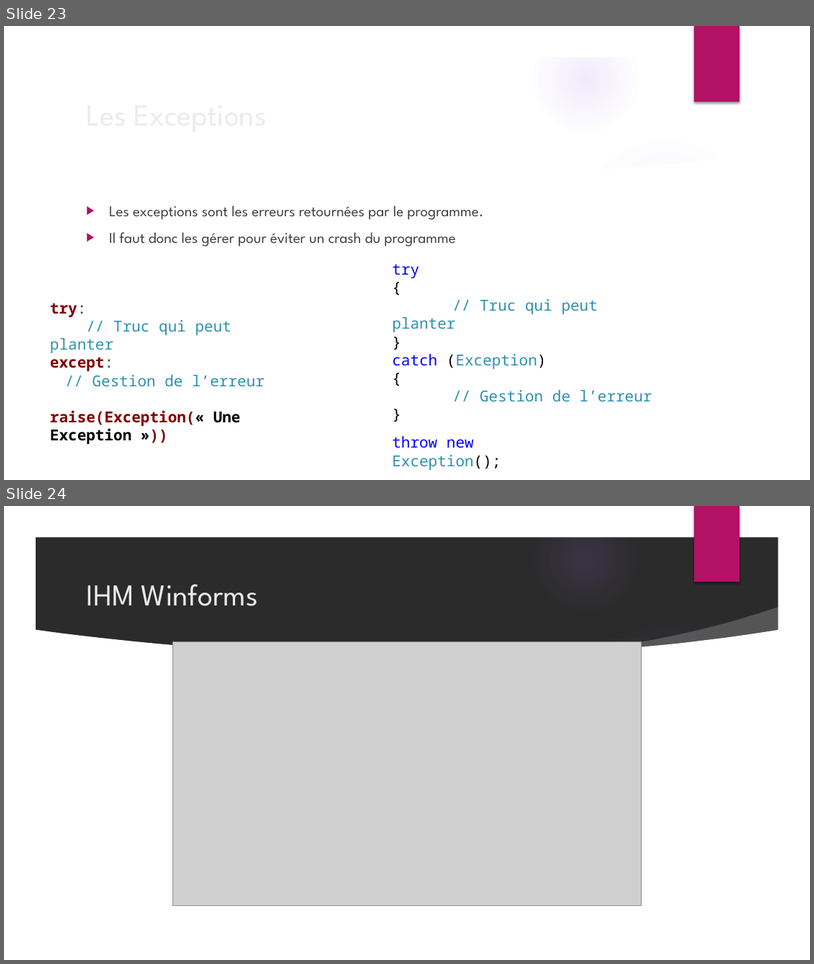
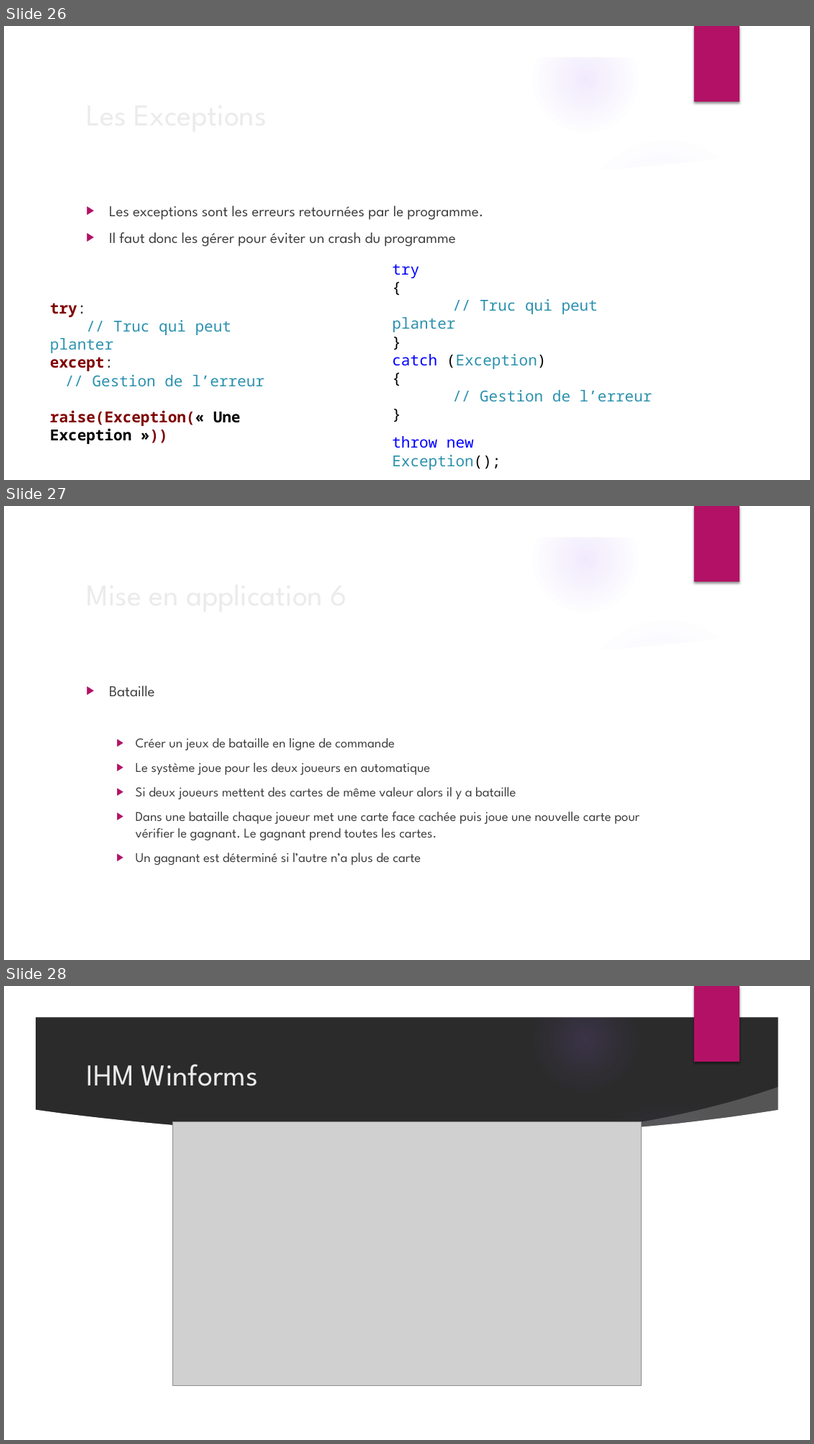
Before and after one commit to bjaout/CoursPOO, a slide deck: Cours de POO.pptx. Shown one above the other, each under a label of ours: slides 23 and 24 before the commit, slides 26, 27 and 28 after it. The pictures are 814x964 and 814x1444 pixels, drawn with LibreOffice and Linux fonts; fonts in the diff are those of the drawing; grey boxes stand for pictures; background and template pictures are left out; a plain dark background stands for a picture behind light text. Boxes give left, top, right and bottom in pixels: in the first picture for what was removed or moved away, otherwise in the second. Text is boxed around its words. In the diff, an @@ line names an element or a change of style, - is before the commit and + after.

```diff
--- a/Cours de POO.pptx
+++ b/Cours de POO.pptx
@@ slide 27 added at (4, 506, 810, 960), background picture (left out); not listed: 9 template elements that a slide beside it also shows @@
@@ title added at (80, 570, 660, 617), 36 pt, text #EBEBEB @@
+Mise en application 6
@@ text added at (109, 685, 640, 865), 16 pt, text #404040 @@
+▶ Bataille
+  ▶ Créer un jeux de bataille en ligne de commande
+  ▶ Le système joue pour les deux joueurs en automatique
+  ▶ Si deux joueurs mettent des cartes de même valeur alors il y a bataille
+  ▶ Dans une bataille chaque joueur met une carte face cachée puis joue une nouvelle carte pour vérifier le gagnant. Le gagnant prend toutes les cartes.
+  ▶ Un gagnant est déterminé si l’autre n’a plus de carte
@@ what was slide 23 is now slide 26 @@
@@ what was slide 24 is now slide 28 @@
```
Also in this commit, not shown: 1 slide changed, 3 other slides added.
